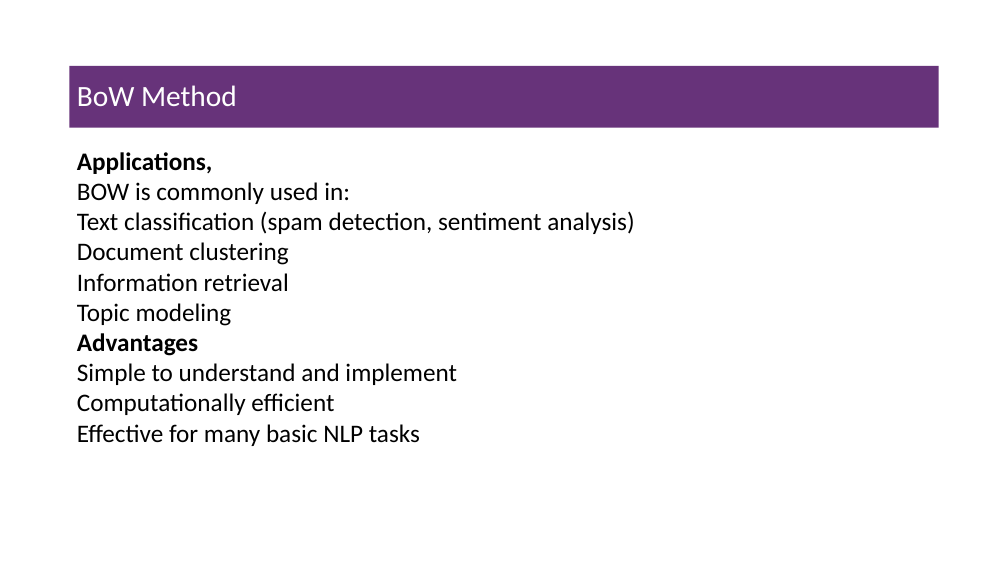
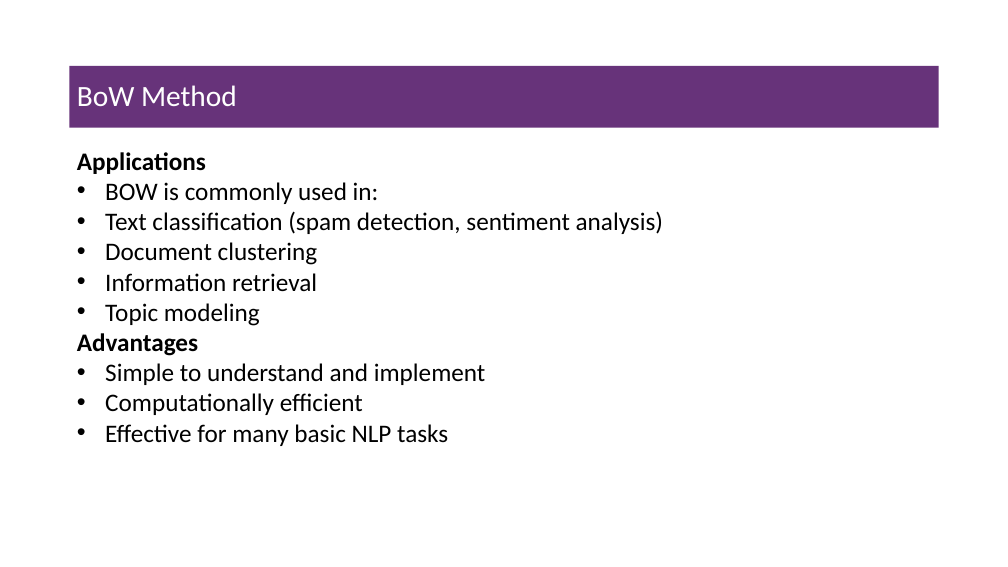
Before and after one commit to msfasha/307307-BI-Methods, a slide deck: slide 20 of 20242-NLP-LLM/lecture notes/Part 1 - Introduction to NLP/1.1-introduction to NLP.pptx (slide 17 before the commit). Drawn at 1008x567 pixels with LibreOffice and Linux fonts; fonts in the diff are those of the drawing; background and template pictures are left out. Boxes give left, top, right and bottom in pixels: in the first picture for what was removed or moved away, otherwise in the second. Text is boxed around its words. In the diff, an @@ line names an element or a change of style, - is before the commit and + after.

```diff
--- a/20242-NLP-LLM/lecture notes/Part 1 - Introduction to NLP/1.1-introduction to NLP.pptx
+++ b/20242-NLP-LLM/lecture notes/Part 1 - Introduction to NLP/1.1-introduction to NLP.pptx
@@ text at <box>77,152,206,174</box>: text changed @@
-Applications,
+Applications
@@ text at <box>77,182,663,446</box>: bullet none to •; more space between paragraphs; indent changed @@
```
Also in this commit, not shown: 24 other slides changed, 4 slides added, 5 slides removed, 2 other files.
